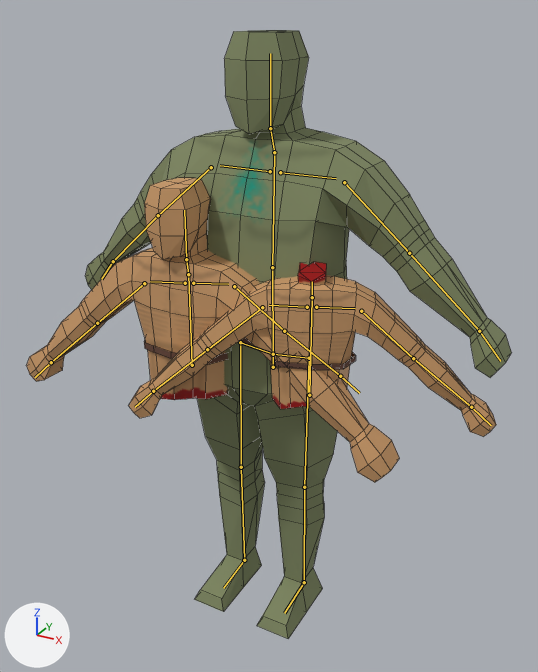
An edit to the Blender file meshes/enemies/bloated/bloated.blend, drawn before and after from the same camera.
Rendered twice from a 50 mm lens placed at (1.09, -1.98, 2.04), pointed at (-0.04, 0.07, 1.01). Arrows for +X, +Y and +Z are at lower left; the lights stay in place. The bones that bend it are drawn over the model as lines. Mesh edges are drawn as thin lines.

The first picture shows 'Character', 'Character.001', 'Character.002'.
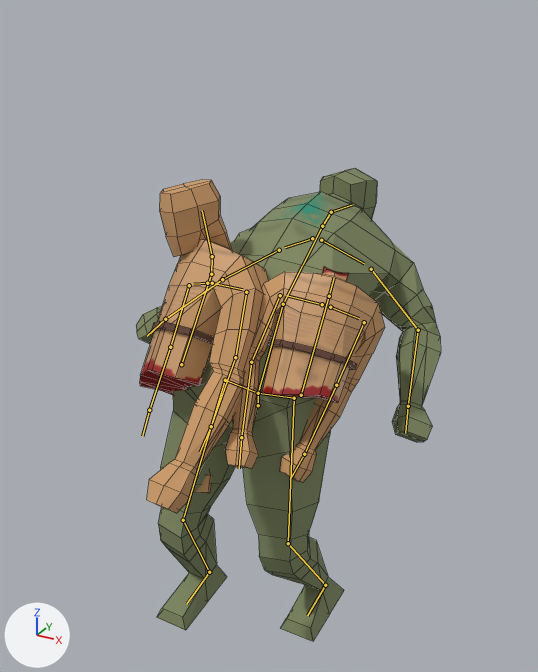
The newer file adds an action. The first version stands in its rest pose; the second is drawn at frame 23 of the action 'death'.

What differs and where, as boxes (x1, y1, x2, y2) in the pictures (538 x 672 px):
'Character', posed (29% narrower, 22% shorter)
    before: (85, 30, 512, 639)
    after: (136, 168, 441, 641)
'Character.001', posed (65% narrower, 10% taller)
    before: (27, 178, 399, 482)
    after: (140, 180, 268, 513)
'Character.002', posed (56% narrower, 24% taller)
    before: (129, 262, 496, 436)
    after: (225, 267, 385, 483)
bone 'spine.001', root to tip
    before: (192, 365) to (188, 274)
    after: (181, 364) to (211, 274)
bone 'shoulder.L', root to tip
    before: (193, 283) to (228, 284)
    after: (212, 283) to (242, 289)
bone 'upper_arm.L', root to tip
    before: (234, 286) to (284, 331)
    after: (246, 292) to (235, 357)
bone 'forearm.L', root to tip
    before: (284, 331) to (340, 376)
    after: (235, 357) to (211, 426)
bone 'shoulder.R', root to tip
    before: (185, 283) to (150, 281)
    after: (207, 283) to (193, 284)
bone 'upper_arm.R', root to tip
    before: (144, 283) to (97, 323)
    after: (189, 285) to (170, 347)
bone 'forearm.R', root to tip
    before: (97, 323) to (51, 362)
    after: (170, 347) to (149, 410)
bone 'head', root to tip
    before: (186, 259) to (184, 210)
    after: (212, 256) to (202, 210)
bone 'shoulder.L', root to tip
    before: (316, 307) to (355, 308)
    after: (330, 307) to (359, 318)
bone 'upper_arm.L', root to tip
    before: (361, 311) to (413, 358)
    after: (364, 322) to (336, 385)
bone 'forearm.L', root to tip
    before: (413, 358) to (471, 407)
    after: (336, 385) to (304, 454)
bone 'shoulder.R', root to tip
    before: (307, 307) to (269, 305)
    after: (322, 304) to (286, 295)
bone 'upper_arm.R', root to tip
    before: (262, 307) to (207, 349)
    after: (280, 295) to (251, 362)
bone 'forearm.R', root to tip
    before: (207, 349) to (153, 391)
    after: (251, 362) to (241, 437)
bone 'hip', root to tip
    before: (273, 367) to (273, 354)
    after: (258, 405) to (258, 393)
bone 'spine', root to tip
    before: (273, 354) to (272, 267)
    after: (258, 393) to (283, 304)
bone 'spine.001', root to tip
    before: (272, 267) to (274, 152)
    after: (283, 304) to (322, 226)
bone 'shoulder.L', root to tip
    before: (280, 172) to (336, 178)
    after: (321, 240) to (364, 263)
bone 'upper_arm.L', root to tip
    before: (344, 182) to (409, 253)
    after: (371, 269) to (418, 330)
bone 'forearm.L', root to tip
    before: (409, 253) to (479, 331)
    after: (418, 330) to (408, 406)
bone 'shoulder.R', root to tip
    before: (270, 171) to (220, 165)
    after: (312, 238) to (285, 247)
bone 'upper_arm.R', root to tip
    before: (211, 167) to (158, 215)
    after: (279, 250) to (222, 279)
bone 'forearm.R', root to tip
    before: (158, 215) to (113, 261)
    after: (222, 279) to (165, 319)
bone 'neck', root to tip
    before: (274, 152) to (270, 128)
    after: (322, 226) to (331, 212)
bone 'head', root to tip
    before: (270, 128) to (270, 53)
    after: (331, 212) to (353, 204)
bone 'thigh.L', root to tip
    before: (309, 358) to (304, 487)
    after: (294, 398) to (288, 543)
bone 'shin.L', root to tip
    before: (304, 487) to (304, 582)
    after: (288, 543) to (325, 585)
bone 'foot.L', root to tip
    before: (304, 582) to (284, 613)
    after: (325, 585) to (307, 615)
bone 'thigh.R', root to tip
    before: (240, 342) to (241, 467)
    after: (225, 380) to (183, 520)
bone 'shin.R', root to tip
    before: (241, 467) to (244, 560)
    after: (183, 520) to (209, 572)
bone 'foot.R', root to tip
    before: (244, 560) to (223, 588)
    after: (209, 572) to (186, 604)

The change in detail:
Bone 'spine.001' (bone_spine_001) turns from (0, 0, 0) to (1, -50, -2) degrees about its own x, y and z.
Bone 'shoulder.L' (bone_shoulder_l) turns from (0, 0, 0) to (0, 0, 30) degrees about its own x, y and z.
Bone 'upper_arm.L' (bone_upper_arm_l) turns from (0, 0, 0) to (-18, -11, -43) degrees about its own x, y and z.
Bone 'forearm.L' (bone_forearm_l) turns from (0, 0, 0) to (7, -6, -12) degrees about its own x, y and z.
Bone 'shoulder.R' (bone_shoulder_r) turns from (0, 0, 0) to (0, 0, -5) degrees about its own x, y and z.
Bone 'upper_arm.R' (bone_upper_arm_r) turns from (0, 0, 0) to (-5, 8, 41) degrees about its own x, y and z.
Bone 'forearm.R' (bone_forearm_r) turns from (0, 0, 0) to (6, 5, 19) degrees about its own x, y and z.
Bone 'head' (bone_head) turns from (0, 0, 0) to (40, 7, -5) degrees about its own x, y and z.
Bone 'shoulder.L' (bone_shoulder_l_) turns from (0, 0, 0) to (0, 0, 30) degrees about its own x, y and z.
Bone 'upper_arm.L' (bone_upper_arm_l_) turns from (0, 0, 0) to (-18, -11, -43) degrees about its own x, y and z.
Bone 'forearm.L' (bone_forearm_l_) turns from (0, 0, 0) to (7, -6, -12) degrees about its own x, y and z.
Bone 'shoulder.R' (bone_shoulder_r_) turns from (0, 0, 0) to (0, 0, -5) degrees about its own x, y and z.
Bone 'upper_arm.R' (bone_upper_arm_r_) turns from (0, 0, 0) to (-5, 8, 41) degrees about its own x, y and z.
Bone 'forearm.R' (bone_forearm_r_) turns from (0, 0, 0) to (6, 5, 19) degrees about its own x, y and z.
Bone 'hip' (bone_hip) moves from (0.0, 0.0, 0.0) to (-0.126, -0.121, 0.0).
Bone 'spine' (bone_spine) turns from (0, 0, 0) to (-35, 0, 0) degrees about its own x, y and z.
Bone 'spine.001' (bone_spine_001_) turns from (0, 0, 0) to (-20, 0, 0) degrees about its own x, y and z.
Bone 'shoulder.L' (bone_shoulder_l__) turns from (0, 0, 0) to (6, 6, 43) degrees about its own x, y and z.
Bone 'upper_arm.L' (bone_upper_arm_l__) turns from (0, 0, 0) to (26, -38, -15) degrees about its own x, y and z.
Bone 'forearm.L' (bone_forearm_l__) turns from (0, 0, 0) to (-57, -56, 13) degrees about its own x, y and z.
Bone 'shoulder.R' (bone_shoulder_r__) turns from (0, 0, 0) to (6, -13, -34) degrees about its own x, y and z.
Bone 'upper_arm.R' (bone_upper_arm_r__) turns from (0, 0, 0) to (15, 7, -12) degrees about its own x, y and z.
Bone 'forearm.R' (bone_forearm_r__) turns from (0, 0, 0) to (5, -27, 15) degrees about its own x, y and z.
Bone 'neck' (bone_neck) turns from (0, 0, 0) to (-25, 0, 0) degrees about its own x, y and z.
Bone 'head' (bone_head_) turns from (0, 0, 0) to (-15, 0, 0) degrees about its own x, y and z.
Bone 'thigh.L' (bone_thigh_l) turns from (0, 0, 0) to (-12, -2, -5) degrees about its own x, y and z.
Bone 'shin.L' (bone_shin_l) turns from (0, 0, 0) to (45, 4, 1) degrees about its own x, y and z.
Bone 'foot.L' (bone_foot_l) moves from (0.0, 0.0, 0.0) to (0.001, -0.001, -0.008).
Bone 'foot.L' (bone_foot_l) turns from (0, 0, 0) to (-33, -5, 0) degrees about its own x, y and z.
Bone 'thigh.R' (bone_thigh_r) turns from (0, 0, 0) to (-25, 2, 5) degrees about its own x, y and z.
Bone 'shin.R' (bone_shin_r) turns from (0, 0, 0) to (50, -4, -2) degrees about its own x, y and z.
Bone 'foot.R' (bone_foot_r) moves from (0.0, 0.0, 0.0) to (0.001, 0.002, 0.008).
Bone 'foot.R' (bone_foot_r) turns from (0, 0, 0) to (-20, 5, 0) degrees about its own x, y and z.
